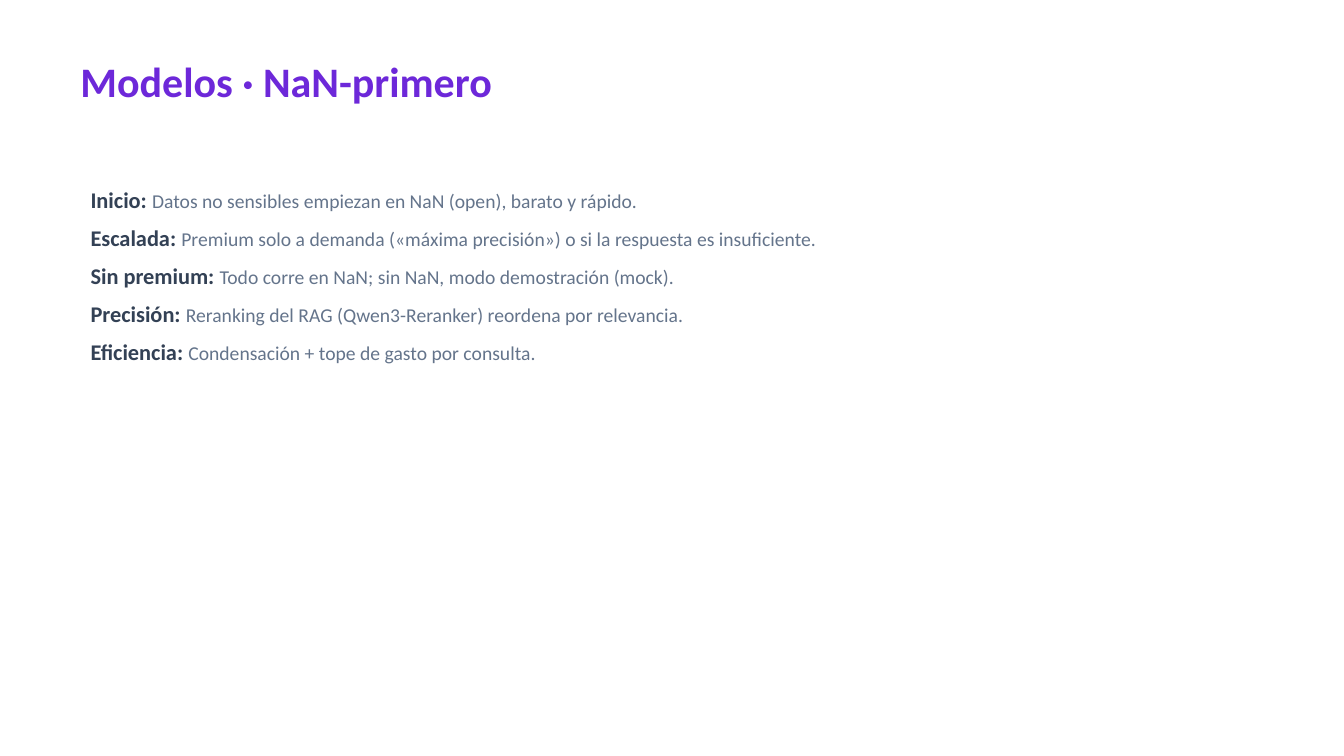
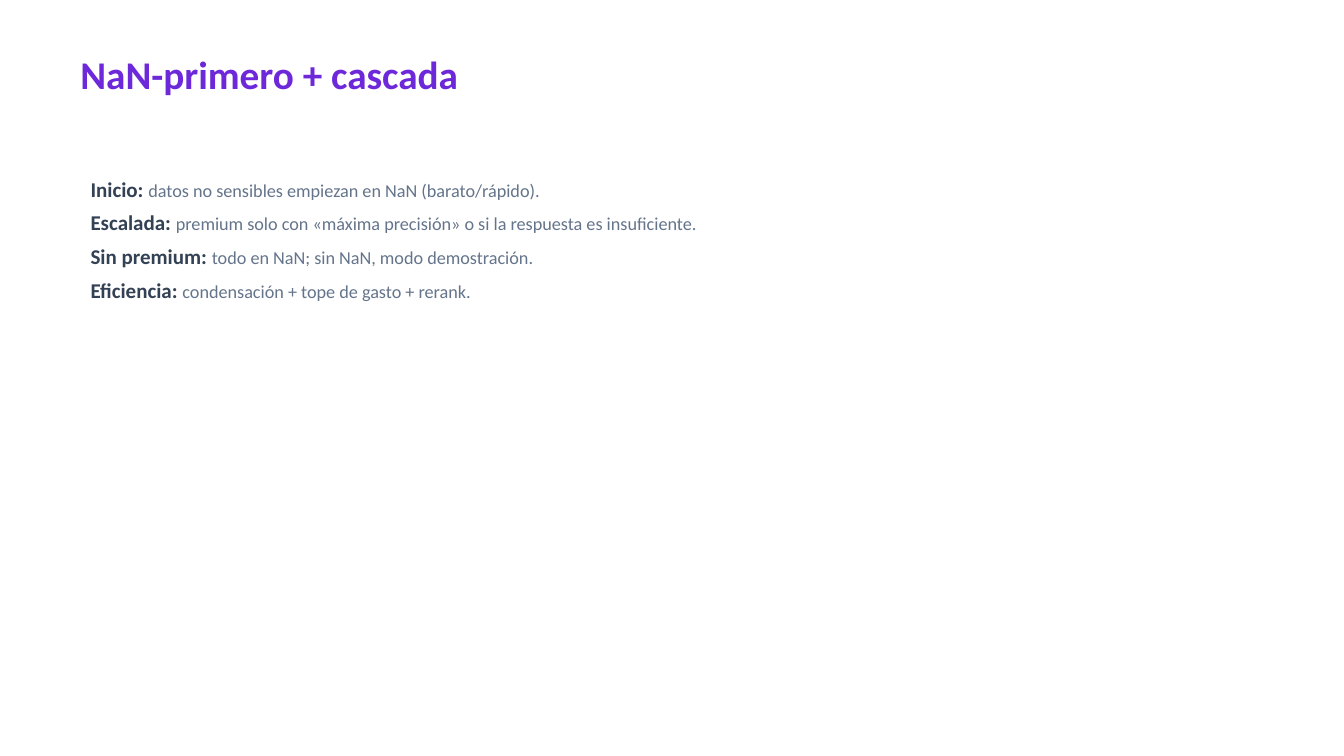
Before and after one commit to angeljba1480-AB/S4Bdashboard, a slide deck: slide 6 of docs/generados/MaestroAI-Presentacion.pptx (slide 7 before the commit). Drawn at 1344x756 pixels with LibreOffice and Linux fonts; fonts in the diff are those of the drawing. Boxes give left, top, right and bottom in pixels: in the first picture for what was removed or moved away, otherwise in the second. Text is boxed around its words. In the diff, an @@ line names an element or a change of style, - is before the commit and + after.

```diff
--- a/docs/generados/MaestroAI-Presentacion.pptx
+++ b/docs/generados/MaestroAI-Presentacion.pptx
@@ text at (80,61,458,95): text changed; size 30 to 28 pt @@
-Modelos · NaN-primero
+NaN-primero + cascada
@@ text at (91,182,697,301): text changed; size 14 to 13 pt @@
-Inicio: Datos no sensibles empiezan en NaN (open), barato y rápido.
-Escalada: Premium solo a demanda («máxima precisión») o si la respuesta es insuficiente.
-Sin premium: Todo corre en NaN; sin NaN, modo demostración (mock).
-Precisión: Reranking del RAG (Qwen3-Reranker) reordena por relevancia.
-Eficiencia: Condensación + tope de gasto por consulta.
+Inicio: datos no sensibles empiezan en NaN (barato/rápido).
+Escalada: premium solo con «máxima precisión» o si la respuesta es insuficiente.
+Sin premium: todo en NaN; sin NaN, modo demostración.
+Eficiencia: condensación + tope de gasto + rerank.
```
Also in this commit, not shown: 4 other slides changed, 10 slides added, 6 slides removed, 2 other files.
